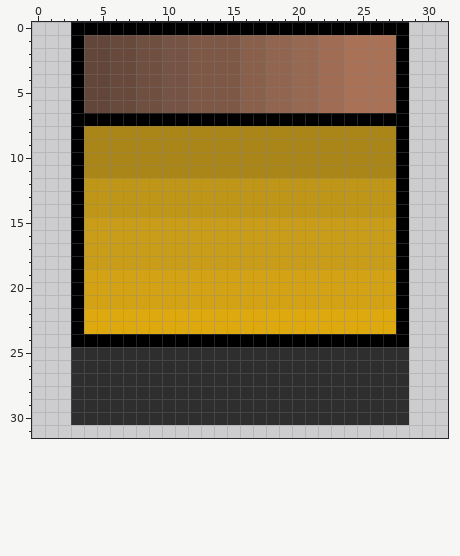
Pixel-art file: Assets/Sprites/All Sprites/box.aseprite. This is how it looked before the edit.
32x32 pixels, 1 frame. Colours within 5 levels of each other are drawn and written as one.
New version:
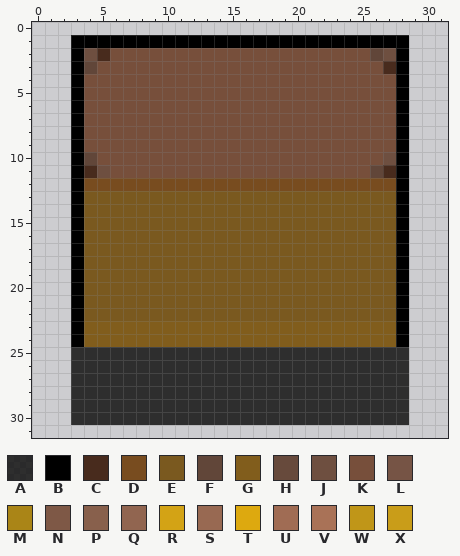
Palette (. is transparent): A #000000c6  B #000000  C #482b1d  D #784c1f  E #7a591f  F #614639  G #815d1c  H #674a3c  J #6e4f40  K #774f3b  L #765445  M #aa8517  N #7e5846  P #88604c  Q #916550  R #d3a315  S #986952  T #dda90f  U #a06c54  V #a97257  W #c09618  X #c99d19
Changes in this commit:
Changed rows in their new state; - is an unchanged pixel.
first column x 3:
 0 ..........................
 1 -BBBBBBBBBBBBBBBBBBBBBBBB-
 2 -JCKKKKKKKKKKKKKKKKKKKKFJ-
 3 --KKKKKKKKKKKKKKKKKKKKKKC-
 4 -KKKKKKKKKKKKKKKKKKKKKKKK-
 5 -KKKKKKKKKKKKKKKKKKKKKKKK-
 6 -KKKKKKKKKKKKKKKKKKKKKKKK-
 7 -KKKKKKKKKKKKKKKKKKKKKKKK-
 8 -KKKKKKKKKKKKKKKKKKKKKKKK-
 9 -KKKKKKKKKKKKKKKKKKKKKKKK-
10 -FKKKKKKKKKKKKKKKKKKKKKKJ-
11 -CJKKKKKKKKKKKKKKKKKKKKFC-
12 -DDDDDDDDDDDDDDDDDDDDDDDD-
13 -EEEEEEEEEEEEEEEEEEEEEEEE-
14 -EEEEEEEEEEEEEEEEEEEEEEEE-
15 -EEEEEEEEEEEEEEEEEEEEEEEE-
16 -EEEEEEEEEEEEEEEEEEEEEEEE-
17 -EEEEEEEEEEEEEEEEEEEEEEEE-
18 -EEEEEEEEEEEEEEEEEEEEEEEE-
19 -EEEEEEEEEEEEEEEEEEEEEEEE-
20 -EEEEEEEEEEEEEEEEEEEEEEEE-
21 -EEEEEEEEEEEEEEEEEEEEEEEE-
22 -EEEEEEEEEEEEEEEEEEEEEEEE-
23 -GGGGGGGGGGGGGGGGGGGGGGGG-
24 -GGGGGGGGGGGGGGGGGGGGGGGG-
Pixel boxes of the changes (left, top, right, bottom) in both pictures:
changed: (71, 22, 409, 347)
